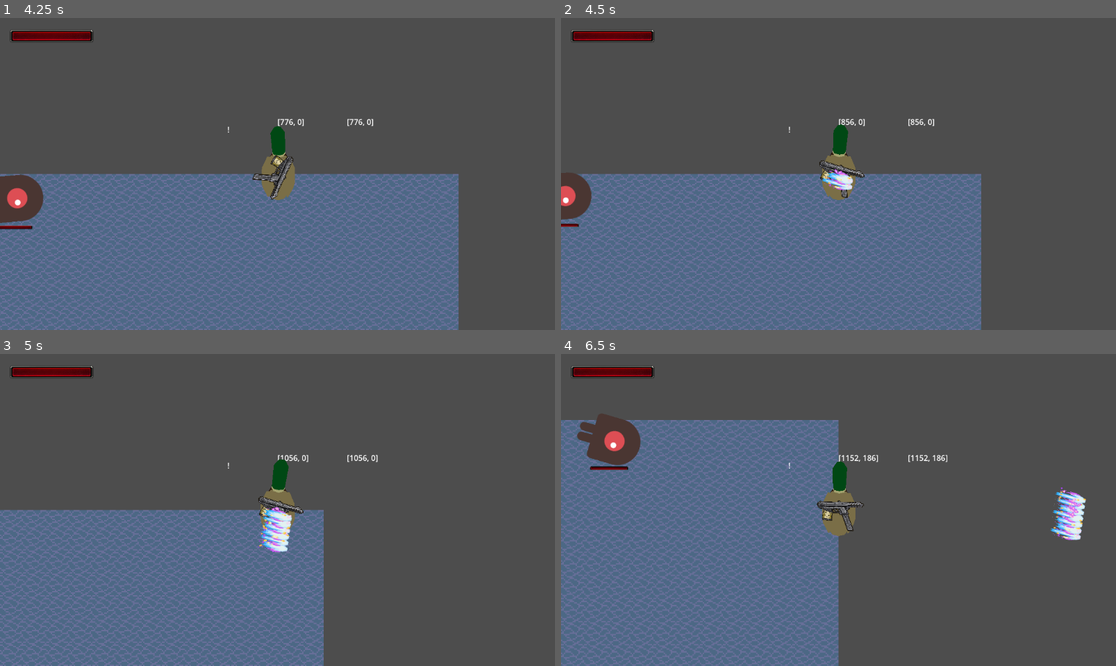
Above: before the commit, frames 1-4 (two rows, left to right).
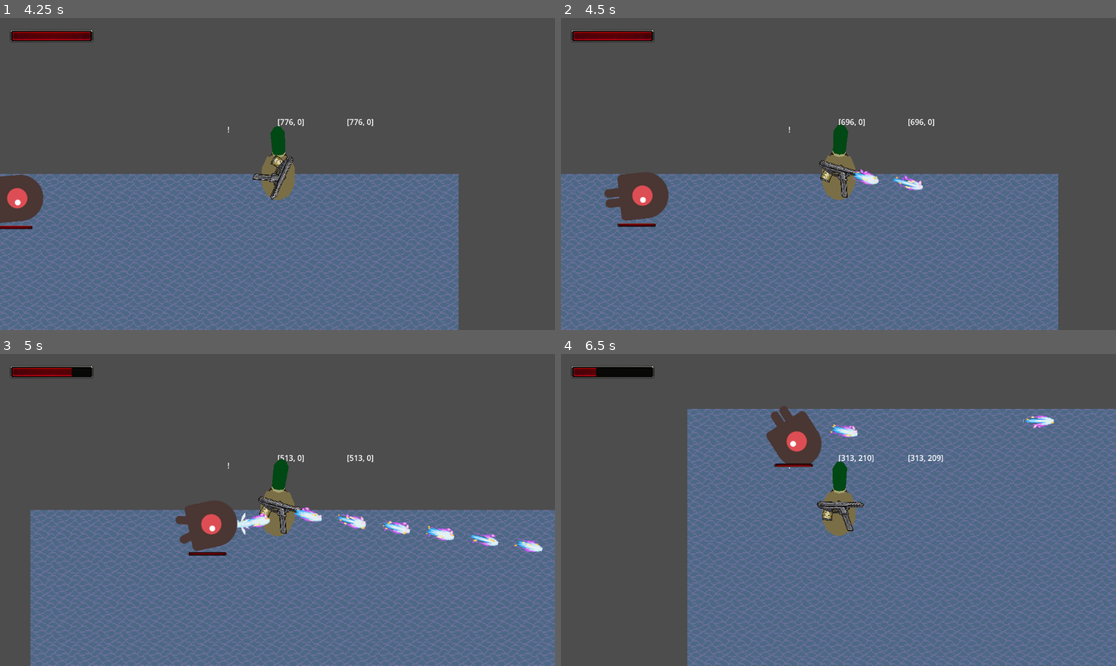
Above: after the commit, the same moments.

Repository: io-oa/GaTe
Game: Godot game, scene res://GUI/main_menu.tscn
The game is run twice, just before and just after one commit, with the same random seed, the same clock (stepped at 60 frames per second) and the same inputs.
Inputs (mouse positions are in pixels of both pictures, inside the frame that each line leads up to):
- Up to frame 1 (4.25 s): click "Start Game" at 0.5 s; tap Enter at 1.25 s; move the mouse to (399, 158) at 1.27 s; hold W (move_up) 1.28-2.03 s; hold Shift (player_dash) 1.28-2.03 s; move the mouse to (166, 189) at 2.02 s; hold S (move_down) 2.03-2.78 s; click (166, 189) at 2.1 s; tap Shift (player_dash) at 2.3, 3.6 s; move the mouse to (333, 105) at 2.77 s; hold Shift (player_dash) 2.78-3.53 s; hold W (move_up) from 2.78 s (still down); move the mouse to (249, 236) at 3.52 s
- Up to frame 2 (4.5 s): move the mouse to (1005, 220) at 4.27 s; release W (move_up) at 4.28 s; press the mouse at (1005, 220) at 4.28 s; hold D (move_left, bound only after the commit) from 4.28 s (still down)
- Up to frame 3 (5 s): keep holding D (move_left, bound only after the commit); tap Shift (player_dash) at 4.55 s
- Up to frame 4 (6.5 s): move the mouse to (672, 463) at 5.02 s; release the mouse at (672, 463) at 5.03 s; tap Shift (player_dash) at 5.1 s; move the mouse to (866, 510) at 5.77 s; release D (move_left, bound only after the commit) at 5.78 s; hold S (move_down) from 5.78 s (still down); hold Shift (player_dash) from 5.78 s (still down)

Frame 1 is identical in both runs. In frame 2, 20% of the frame differs, in the area x 0-90%, y 32-100%; in frame 3, 34%; in frame 4, 65%, in the area x 0-100%, y 4-100%.

Commit message:
Menu with saving keybinds (#12)

Diff:
--- a/GUI/Scripts/hotkey_rebind_button.gd
+++ b/GUI/Scripts/hotkey_rebind_button.gd
@@ -4,17 +4,20 @@
 @onready var label: Label = $HBoxContainer/Label
 @onready var button: Button = $HBoxContainer/Button
 
-@export var action_name : String = "move_left"
-var previous_button = null
+@export var action_name: String = "move_left"
+static var active_button: HotkeyRebindButton = null
 
 func _ready() -> void:
 	set_process_unhandled_key_input(false)
 	set_action_name()
 	set_text_for_key()
 
+	load_keybinds()
+
+func load_keybinds() -> void:
+	rebind_action_key(SettingsDataContainer.get_keybind(action_name))
+
 func set_action_name() -> void:
-	label.text = "Unassigned"
-
 	match action_name:
 		"move_left":
 			label.text = "Move left"
@@ -31,45 +34,45 @@
 	var action_events = InputMap.action_get_events(action_name)
 	if action_events.size() > 0:
 		var action_event = action_events[0]
-		var action_keycode = OS.get_keycode_string(action_event.physical_keycode)
-		button.text = "%s" % action_keycode
+
+		button.text = OS.get_keycode_string(action_event.physical_keycode)
 	else:
 		button.text = "Unassigned"
 
-func _on_button_toggled(button_pressed) -> void:
+func _on_button_toggled(button_pressed: bool) -> void:
 	if button_pressed:
+		if active_button and active_button != self:
+			active_button._deactivate_button()
+		active_button = self
 		button.text = "Press any key..."
-		set_process_unhandled_key_input(button_pressed)
-
-		if previous_button != null and previous_button != self:
-			previous_button.button.toggle_mode = false
-			previous_button.set_process_unhandled_key_input(false)
-
-		previous_button = self
+		set_process_unhandled_key_input(true)
 	else:
-		button.toggle_mode = true
+		if active_button == self:
+			active_button = null
 		set_process_unhandled_key_input(false)
 		set_text_for_key()
 
+func _deactivate_button() -> void:
+	if self.button:
+		self.button.button_pressed = false
+	set_process_unhandled_key_input(false)
+	set_text_for_key()
+
 func _unhandled_key_input(event: InputEvent) -> void:
-	if event is InputEventKey:
-		var already_bound = is_key_already_bound(event)
-		if not already_bound:
-			rebind_action_key(event)
+	if event is InputEventKey and not is_key_already_bound(event):
+		rebind_action_key(event)
 		button.button_pressed = false
 
 func is_key_already_bound(event: InputEventKey) -> bool:
 	for action in InputMap.get_actions():
-		var action_events = InputMap.action_get_events(action)
-		for action_event in action_events:
+		for action_event in InputMap.action_get_events(action):
 			if action_event is InputEventKey and action_event.physical_keycode == event.physical_keycode:
 				return true
 	return false
 
-func rebind_action_key(event) -> void:
+func rebind_action_key(event: InputEventKey) -> void:
 	InputMap.action_erase_events(action_name)
 	InputMap.action_add_event(action_name, event)
-
+	SettingsDataContainer.set_keybind(action_name, event)
 	set_process_unhandled_key_input(false)
 	set_text_for_key()
-	set_action_name()
--- a/Global/SaveManager.gd
+++ b/Global/SaveManager.gd
@@ -16,7 +16,7 @@
 
 func load_settings_data() -> void:
 	if not FileAccess.file_exists(SETTINGS_SAVE_PATH):
-		print("Nie ma pliku config")
+		print("Config file doesn't exist!")
 		return
 
 	var save_settings_data_file = FileAccess.open(SETTINGS_SAVE_PATH, FileAccess.READ)
@@ -30,3 +30,4 @@
 		loaded_data = json.get_data()
 
 	SettingsSignalBus.emit_load_settings_data(loaded_data)
+	loaded_data = {}
--- a/Global/SettingsDataContainer.gd
+++ b/Global/SettingsDataContainer.gd
@@ -1,5 +1,6 @@
 extends Node
 @onready var DEFAULT_SETTINGS : DefaultSettingsResource = preload("res://Resources/Settings/DefaultSettings.tres")
+@onready var keybind_resource : PlayerKeybindResource = preload("res://Resources/Settings/PlayerKeybindDefault.tres")
 
 var window_mode_index : int = 0
 var resolution_index : int = 0
@@ -19,9 +20,20 @@
 		"resolution_index": resolution_index,
 		"master_volume": master_volume,
 		"music_volume": music_volume,
-		"sfx_volume": sfx_volume
+		"sfx_volume": sfx_volume,
+		"keybinds" : create_keybinds_dictionary()
 	}
 	return settings_container_dict
+
+func create_keybinds_dictionary() -> Dictionary:
+	var keybinds_container_dict = {
+		keybind_resource.MOVE_LEFT : keybind_resource.move_left_key,
+		keybind_resource.MOVE_RIGHT : keybind_resource.move_right_key,
+		keybind_resource.MOVE_UP : keybind_resource.move_up_key,
+		keybind_resource.MOVE_DOWN : keybind_resource.move_down_key,
+		keybind_resource.PLAYER_DASH : keybind_resource.player_dash_key
+	}
+	return keybinds_container_dict
 
 func get_window_mode_index() -> int:
 	if loaded_data == {}:
@@ -63,6 +75,64 @@
 func on_sfx_sound_set(value: float) -> void:
 	sfx_volume = value
 
+func get_keybind(action: String):
+	if !loaded_data.has("keybinds"):
+		match action:
+			keybind_resource.MOVE_LEFT:
+				return keybind_resource.DEFAULT_MOVE_LEFT_KEY
+			keybind_resource.MOVE_RIGHT:
+				return keybind_resource.DEFAULT_MOVE_RIGHT_KEY
+			keybind_resource.MOVE_UP:
+				return keybind_resource.DEFAULT_MOVE_UP_KEY
+			keybind_resource.MOVE_DOWN:
+				return keybind_resource.DEFAULT_MOVE_DOWN_KEY
+			keybind_resource.PLAYER_DASH:
+				return keybind_resource.DEFAULT_PLAYER_DASH_KEY
+	else:
+		match action:
+			keybind_resource.MOVE_LEFT:
+				return keybind_resource.move_left_key
+			keybind_resource.MOVE_RIGHT:
+				return keybind_resource.move_right_key
+			keybind_resource.MOVE_UP:
+				return keybind_resource.move_up_key
+			keybind_resource.MOVE_DOWN:
+				return keybind_resource.move_down_key
+			keybind_resource.PLAYER_DASH:
+				return keybind_resource.player_dash_key
+
+func set_keybind(action: String, event) -> void:
+	match action:
+		keybind_resource.MOVE_LEFT:
+			keybind_resource.move_left_key = event
+		keybind_resource.MOVE_RIGHT:
+			keybind_resource.move_right_key = event
+		keybind_resource.MOVE_UP:
+			keybind_resource.move_up_key = event
+		keybind_resource.MOVE_DOWN:
+			keybind_resource.move_down_key = event
+		keybind_resource.PLAYER_DASH:
+			keybind_resource.player_dash_key = event
+
+func on_keybinds_loaded(data: Dictionary) -> void:
+	var loaded_move_left = InputEventKey.new()
+	var loaded_move_right = InputEventKey.new()
+	var loaded_move_up = InputEventKey.new()
+	var loaded_move_down = InputEventKey.new()
+	var loaded_player_dash = InputEventKey.new()
+
+	loaded_move_left.set_physical_keycode(int(data.move_left))
+	loaded_move_right.set_physical_keycode(int(data.move_right))
+	loaded_move_up.set_physical_keycode(int(data.move_up))
+	loaded_move_down.set_physical_keycode(int(data.move_down))
+	loaded_player_dash.set_physical_keycode(int(data.player_dash))
+
+	keybind_resource.move_left_key = loaded_move_left
+	keybind_resource.move_right_key = loaded_move_right
+	keybind_resource.move_up_key = loaded_move_up
+	keybind_resource.move_down_key = loaded_move_down
+	keybind_resource.player_dash_key = loaded_player_dash
+
 func on_settings_data_loaded(data: Dictionary) -> void:
 	loaded_data = data
 	on_window_mode_selected(loaded_data.window_mode_index)
@@ -70,6 +140,8 @@
 	on_master_sound_set(loaded_data.master_volume)
 	on_music_sound_set(loaded_data.music_volume)
 	on_sfx_sound_set(loaded_data.sfx_volume)
+	on_keybinds_loaded(loaded_data.keybinds)
+
 
 func handle_signals() -> void:
 	SettingsSignalBus.on_window_mode_selected.connect(on_window_mode_selected)
--- /dev/null
+++ b/Resources/Settings/PlayerKeybindDefault.tres
@@ -0,0 +1,35 @@
+[gd_resource type="Resource" script_class="PlayerKeybindResource" load_steps=7 format=3 uid="uid://cnsnu4858otbw"]
+
+[ext_resource type="Script" path="res://Resources/Settings/PlayerKeybindResource.gd" id="1_qkhbe"]
+
+[sub_resource type="InputEventKey" id="InputEventKey_8lmpl"]
+device = -1
+physical_keycode = 83
+unicode = 115
+
+[sub_resource type="InputEventKey" id="InputEventKey_83nk4"]
+device = -1
+physical_keycode = 68
+unicode = 100
+
+[sub_resource type="InputEventKey" id="InputEventKey_io08e"]
+device = -1
+physical_keycode = 65
+unicode = 97
+
+[sub_resource type="InputEventKey" id="InputEventKey_ongu4"]
+device = -1
+physical_keycode = 87
+unicode = 119
+
+[sub_resource type="InputEventKey" id="InputEventKey_qaqcf"]
+device = -1
+physical_keycode = 4194325
+
+[resource]
+script = ExtResource("1_qkhbe")
+DEFAULT_MOVE_LEFT_KEY = SubResource("InputEventKey_83nk4")
+DEFAULT_MOVE_RIGHT_KEY = SubResource("InputEventKey_io08e")
+DEFAULT_MOVE_UP_KEY = SubResource("InputEventKey_ongu4")
+DEFAULT_MOVE_DOWN_KEY = SubResource("InputEventKey_8lmpl")
+DEFAULT_PLAYER_DASH_KEY = SubResource("InputEventKey_qaqcf")
--- /dev/null
+++ b/Resources/Settings/PlayerKeybindResource.gd
@@ -0,0 +1,20 @@
+class_name PlayerKeybindResource
+extends Resource
+
+const MOVE_LEFT : String = "move_left"
+const MOVE_RIGHT: String = "move_right"
+const MOVE_UP: String = "move_up"
+const MOVE_DOWN: String = "move_down"
+const PLAYER_DASH: String = "player_dash"
+
+@export var DEFAULT_MOVE_LEFT_KEY = InputEventKey.new()
+@export var DEFAULT_MOVE_RIGHT_KEY = InputEventKey.new()
+@export var DEFAULT_MOVE_UP_KEY = InputEventKey.new()
+@export var DEFAULT_MOVE_DOWN_KEY = InputEventKey.new()
+@export var DEFAULT_PLAYER_DASH_KEY = InputEventKey.new()
+
+var move_left_key = InputEventKey.new()
+var move_right_key = InputEventKey.new()
+var move_up_key = InputEventKey.new()
+var move_down_key = InputEventKey.new()
+var player_dash_key = InputEventKey.new()
